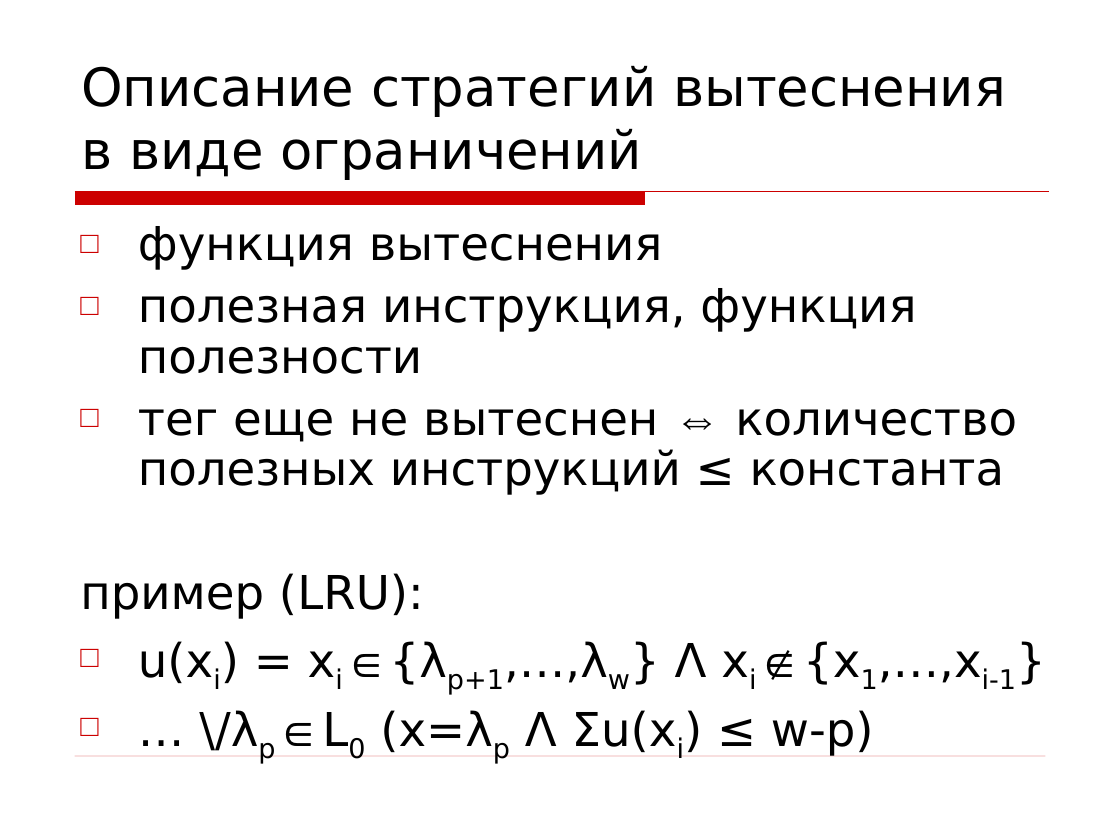
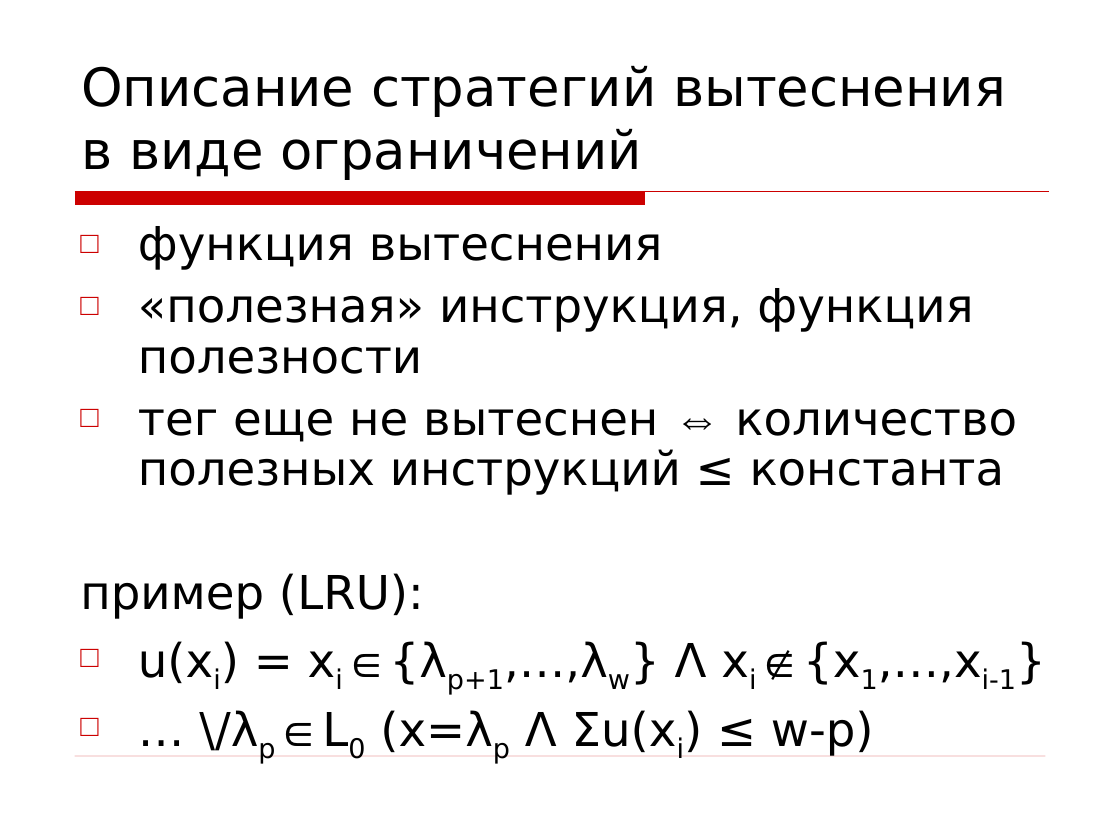
Before and after one commit to kornevgen/tesla-project, a slide deck: slide 24 of papers/THESIS/talks/Oct13 - ISP/isp-slides2.ppt (slide 21 before the commit). Drawn at 1120x840 pixels with LibreOffice and Linux fonts; fonts in the diff are those of the drawing; background and template pictures are left out. Boxes give left, top, right and bottom in pixels: in the first picture for what was removed or moved away, otherwise in the second. Text is boxed around its words. In the diff, an @@ line names an element or a change of style, - is before the commit and + after.

```diff
--- a/papers/THESIS/talks/Oct13 - ISP/isp-slides2.ppt
+++ b/papers/THESIS/talks/Oct13 - ISP/isp-slides2.ppt
@@ text at [138, 288, 973, 374]: text changed @@
-□ полезная инструкция, функция полезности
+□ «полезная» инструкция, функция полезности
```
Also in this commit, not shown: 3 other slides changed, 3 slides added.
